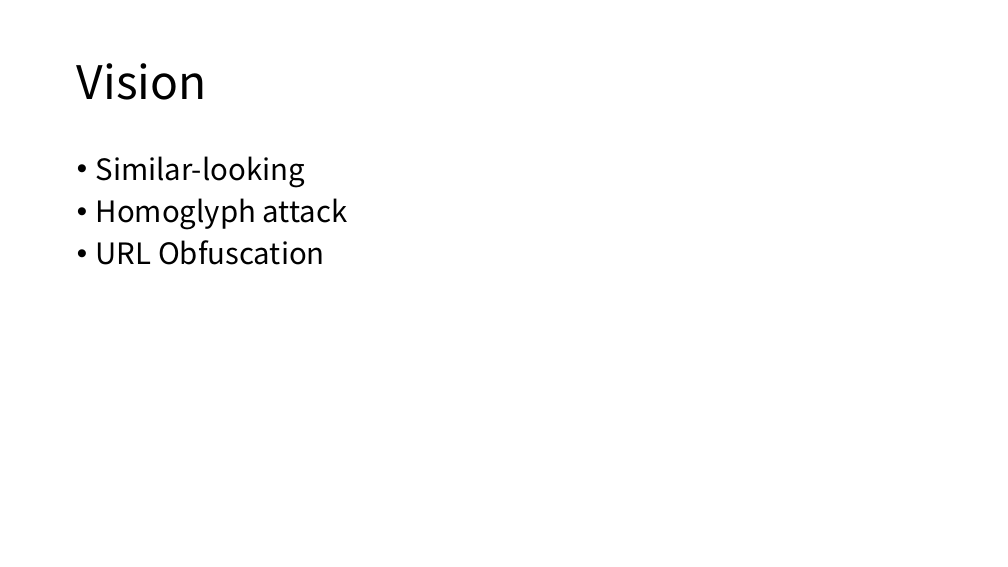
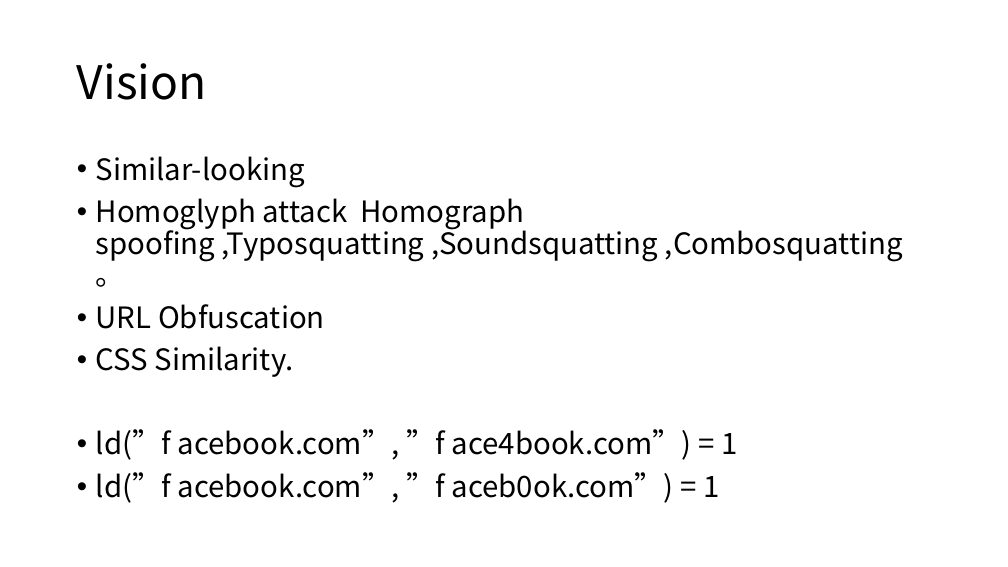
Before and after one commit to wang-zifu/anti-phishing, a slide deck: slide 12 of doc/AI Anti-phishing.pptx. Drawn at 1008x567 pixels with LibreOffice and Linux fonts; fonts in the diff are those of the drawing. Boxes give left, top, right and bottom in pixels: in the first picture for what was removed or moved away, otherwise in the second. Text is boxed around its words. In the diff, an @@ line names an element or a change of style, - is before the commit and + after.

```diff
--- a/doc/AI Anti-phishing.pptx
+++ b/doc/AI Anti-phishing.pptx
@@ text at (96,198,903,287): text changed @@
-• Homoglyph attack
+• Homoglyph attack Homograph spoofing ,Typosquatting ,Soundsquatting ,Combosquatting 。
@@ text at (96,346,737,503): paragraphs added @@
+• CSS Similarity.
+• ld(”f acebook.com”, ”f ace4book.com”) = 1
+• ld(”f acebook.com”, ”f aceb0ok.com”) = 1
```
Also in this commit, not shown: 2 other slides changed, 1 other file.
